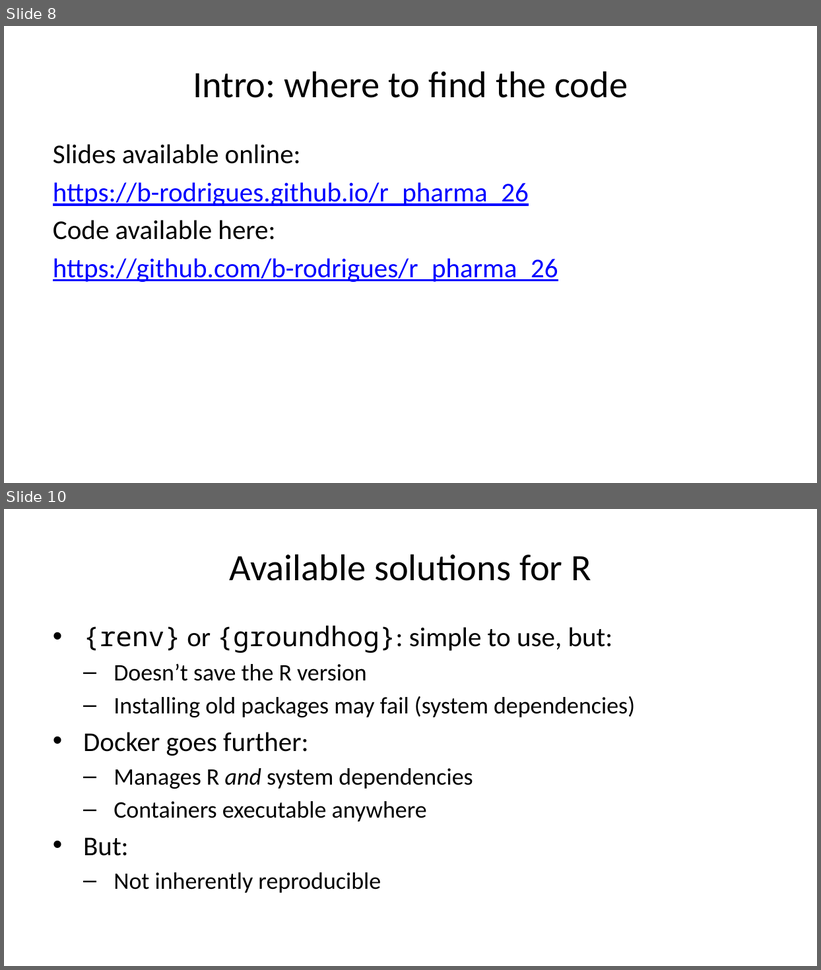
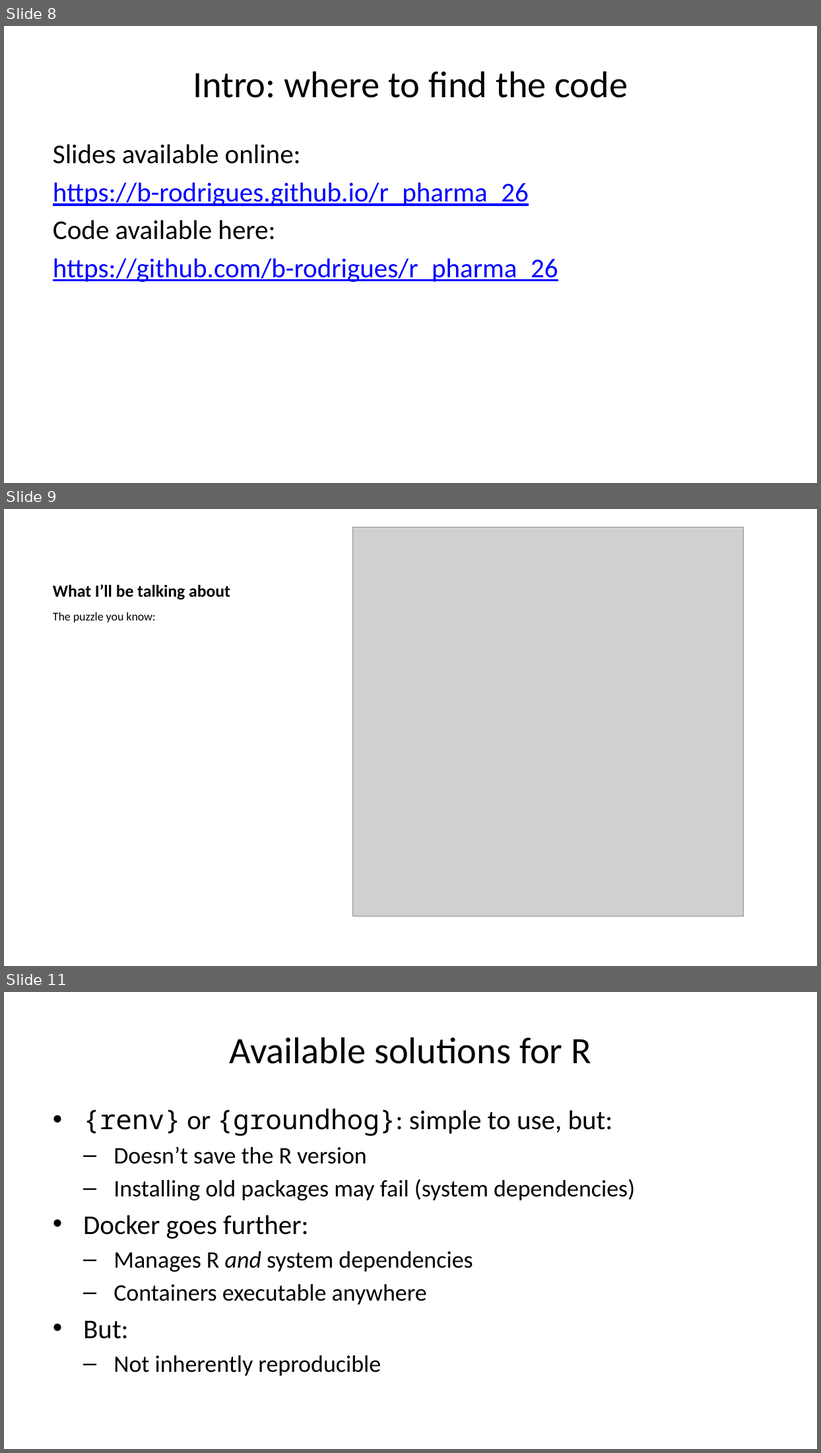
Before and after one commit to b-rodrigues/r_pharma_26, a slide deck: docs/index.pptx. Shown one above the other, each under a label of ours: slides 8 and 10 before the commit, slides 8, 9 and 11 after it; the slides between them are not shown. The pictures are 821x970 and 821x1453 pixels, drawn with LibreOffice and Linux fonts; fonts in the diff are those of the drawing; grey boxes stand for pictures. Boxes give left, top, right and bottom in pixels: in the first picture for what was removed or moved away, otherwise in the second. Text is boxed around its words. In the diff, an @@ line names an element or a change of style, - is before the commit and + after.

```diff
--- a/docs/index.pptx
+++ b/docs/index.pptx
@@ slide 9 added at [4, 509, 817, 966], background #FFFFFF @@
@@ picture added at [353, 527, 744, 916] @@
@@ title added at [53, 584, 230, 600], 15 pt, text #000000, bold @@
+What I’ll be talking about
@@ text added at [53, 612, 155, 623], 10.5 pt, text #000000 @@
+The puzzle you know:
@@ what was slide 10 is now slide 11 @@
```
Also in this commit, not shown: 2 slides changed, 2 other slides added, 1 slide removed, 16 other files.
